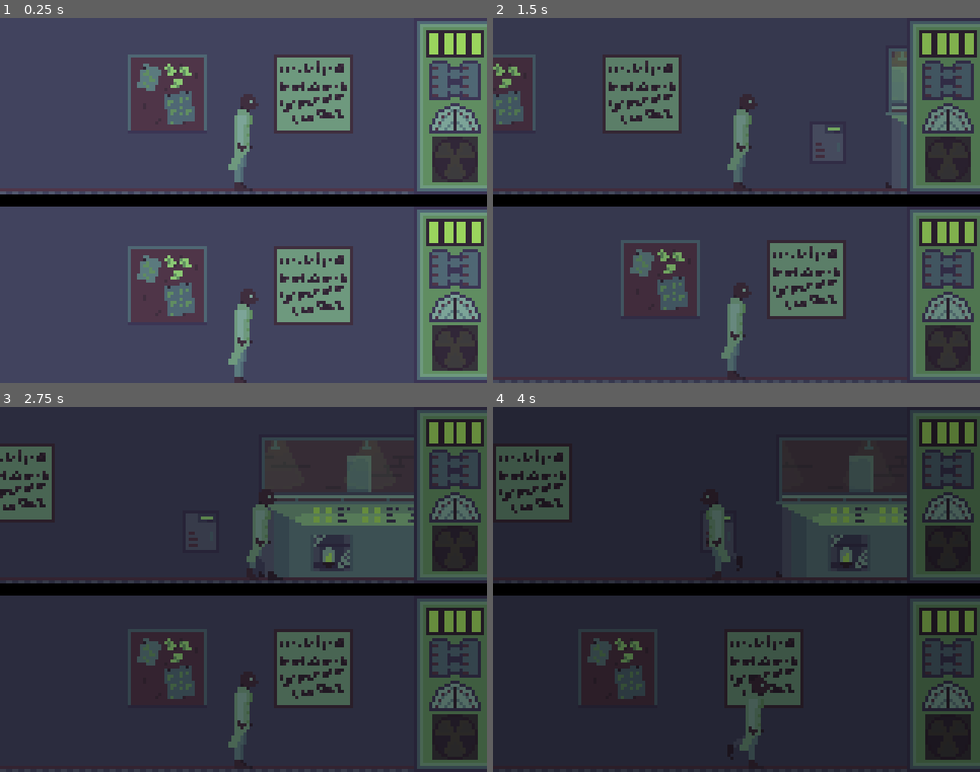
Above: before the commit, frames 1-4 (two rows, left to right).
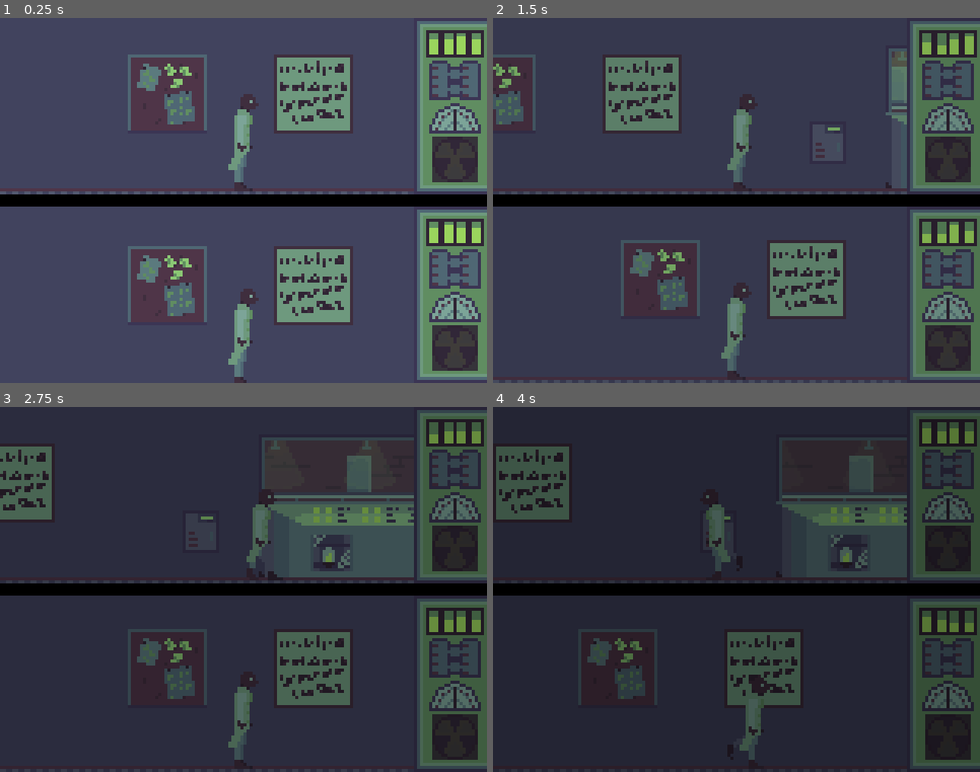
Above: after the commit, the same moments.

Repository: Endless-Impossibilities/Nuclear-Allience
Game: Godot game, scene res://Rooms/SplitScreenRenderer.tscn
Same seed, same stepped clock (60 frames per second), same inputs: the game is played once before the commit and once after it.
Inputs:
- Up to frame 1 (0.25 s): no input
- Up to frame 2 (1.5 s): hold D (Right1) 0.53-1.28 s; hold Down (Down2) 0.53-1.28 s; hold S (Down1) from 1.28 s (still down); tap E (Interact1) at 1.35 s
- Up to frame 3 (2.75 s): release S (Down1) at 2.03 s; hold D (Right1) from 2.03 s (still down); hold Ctrl (Interact2) from 2.03 s (still down)
- Up to frame 4 (4 s): release D (Right1) at 2.78 s; release Ctrl (Interact2) at 2.78 s; hold W (Up1) 2.78-3.53 s; tap Left (Left2) at 2.85 s; hold A (Left1) from 3.53 s (still down); hold Right (Right2) from 3.53 s (still down)

The runs differ from the first frame. In frame 1, 0.2% of the frame differs, in the area x 88-99%, y 4-58%; in frame 2, 0.3%; in frame 3, 0.4%, in the area x 88-99%, y 4-59%; in frame 4, 0.4%.

Commit message:
Support for Power Indicator

Diff:
--- a/Nuclear Alliance/Objects/MinigameStations/PwrBxSM/PwrBxSM.gd
+++ b/Nuclear Alliance/Objects/MinigameStations/PwrBxSM/PwrBxSM.gd
@@ -25,7 +25,10 @@
 
 
 func _on_Area2D_body_exited(body):
-		$AnimatedSprite.play("Idle")
+		if broken == false:
+			$AnimatedSprite.play("Idle")
+		if broken == true:
+			$AnimatedSprite.play("Broken")
 		get_tree().call_group("Player","Play",0, player)
 
 #Makes it so the player can't activate the game by marking it as active
@@ -33,9 +36,16 @@
 	active = true
 
 #"Fixes" the game station and marks it as no longer active
-func End():
-	active = false
-	broken = false
+func End(callingPlayer):
+	if callingPlayer == player:
+		active = false
+		broken = false
+		$Timer.start()
+		print($Timer.time_left)
+		if player == 1:
+			get_tree().call_group("HUD","Power",true,1)
+		if player == 2:
+			get_tree().call_group("HUD","Power",true,2)
 
 func _physics_process(delta):
 	if active == true:
@@ -44,7 +54,16 @@
 
 
 
+
+
+
 func _on_Timer_timeout():
-	timerLength -= 5
-	$Timer.time_left = timerLength
-	broken == true
+	$AnimatedSprite.play("Broken")
+	timerLength -= 2
+	$Timer.stop()
+	$Timer.wait_time = timerLength
+	broken = true
+	if player == 1:
+		get_tree().call_group("HUD","Power",false,1)
+	if player == 2:
+		get_tree().call_group("HUD","Power",false,2)
--- a/Nuclear Alliance/Objects/MinigameStations/PwrBxSM/PwrBxSM.tscn
+++ b/Nuclear Alliance/Objects/MinigameStations/PwrBxSM/PwrBxSM.tscn
@@ -26,7 +26,7 @@
 [sub_resource type="RectangleShape2D" id=2]
 extents = Vector2( 13.2813, 7 )
 
-[node name="PwrBxSM" type="Node2D"]
+[node name="PwrBxSM" type="Node2D" groups=["PwrBxSM"]]
 script = ExtResource( 1 )
 
 [node name="AnimatedSprite" type="AnimatedSprite" parent="."]
@@ -39,7 +39,7 @@
 [node name="CollisionShape2D" type="CollisionShape2D" parent="Area2D" groups=["PwrBxSm"]]
 shape = SubResource( 2 )
 
-[node name="Timer" type="Timer" parent="."]
+[node name="Timer" type="Timer" parent="." groups=["HUD"]]
 wait_time = 30.0
 autostart = true
 
--- /dev/null
+++ b/Nuclear Alliance/Objects/UI/HUD/HUD.gd
@@ -0,0 +1,73 @@
+extends CanvasLayer
+
+#Variables for weather certain minigames are ready#
+var power = true
+var water = true
+var pressure = true
+
+#Variables for random movement for power#
+
+var powTrgt1 = rand_range(0,5)
+var powTrgt2 = rand_range(0,5)
+var powTrgt3 = rand_range(0,5)
+var powTrgt4 = rand_range(0,5)
+
+#Randomizer for power bars#
+var powRng = RandomNumberGenerator.new()
+
+#Variable for which player this is attached to#
+export var player = 0
+
+func _ready():
+	randomize()
+
+### Every Frame ###
+func _physics_process(delta):
+## Updates weather minigame stations are ready ##
+	if player == 1:
+		water = HudVariables.Water1
+		pressure = HudVariables.Pressure1
+	if player == 2:
+		water = HudVariables.Water2
+		pressure = HudVariables.Pressure2
+
+## Updates hud elements for powerbox ##
+	# Update bar 1 #
+	if power == true:
+		if $Power/TextureRect1.margin_top != powTrgt1:
+			$Power/TextureRect1.margin_top = lerp($Power/TextureRect1.margin_top, powTrgt1, 0.1)
+
+	# Update bar 2 #
+		if $Power/TextureRect2.margin_top != powTrgt2:
+			$Power/TextureRect2.margin_top = lerp($Power/TextureRect2.margin_top, powTrgt2, 0.1)
+
+	# Update bar 3 #
+		if $Power/TextureRect3.margin_top != powTrgt3:
+			$Power/TextureRect3.margin_top = lerp($Power/TextureRect3.margin_top, powTrgt3, 0.1)
+
+	# Update Bar 4 #
+		if $Power/TextureRect4.margin_top != powTrgt4:
+			$Power/TextureRect4.margin_top = lerp($Power/TextureRect4.margin_top, powTrgt4, 0.1)
+
+	# Bring all to 0 if minigame is ready #
+	else:
+		$Power/TextureRect1.margin_top = lerp($Power/TextureRect1.margin_top, 7, 0.05)
+		$Power/TextureRect2.margin_top = lerp($Power/TextureRect2.margin_top, 7, 0.05)
+		$Power/TextureRect3.margin_top = lerp($Power/TextureRect3.margin_top, 7, 0.05)
+		$Power/TextureRect4.margin_top = lerp($Power/TextureRect4.margin_top, 7, 0.05)
+
+	print(power)
+	print(player)
+
+func Power(incomingState,incomingPlayer):
+	if incomingPlayer == player:
+		power = incomingState
+	print(power)
+
+
+func _on_PwrTime_timeout():
+	powTrgt1 = rand_range(0,6)
+	powTrgt2 = rand_range(0,6)
+	powTrgt3 = rand_range(0,6)
+	powTrgt4 = rand_range(0,6)
+	$Power/PwrTime.start()
--- a/Nuclear Alliance/Objects/UI/HUD/HUD.tscn
+++ b/Nuclear Alliance/Objects/UI/HUD/HUD.tscn
@@ -9,8 +9,10 @@
 [ext_resource path="res://Objects/UI/HUD/Water.png" type="Texture" id=7]
 [ext_resource path="res://Objects/UI/HUD/PressureGague.png" type="Texture" id=8]
 [ext_resource path="res://Objects/UI/HUD/Pressure.png" type="Texture" id=9]
+[ext_resource path="res://Objects/UI/HUD/HUD.gd" type="Script" id=10]
 
-[node name="HUD" type="CanvasLayer"]
+[node name="HUD" type="CanvasLayer" groups=["HUD"]]
+script = ExtResource( 10 )
 
 [node name="Back" type="Node2D" parent="."]
 
@@ -24,10 +26,11 @@
 
 [node name="Power" type="Node2D" parent="."]
 
-[node name="TextureRect" type="TextureRect" parent="Power"]
+[node name="TextureRect1" type="TextureRect" parent="Power"]
 margin_left = 136.0
 margin_right = 146.0
 margin_bottom = 13.0
+grow_vertical = 0
 rect_clip_content = true
 size_flags_horizontal = 2
 size_flags_vertical = 2
@@ -72,6 +75,10 @@
 position = Vector2( 148, 29 )
 texture = ExtResource( 2 )
 
+[node name="PwrTime" type="Timer" parent="Power"]
+wait_time = 0.1
+autostart = true
+
 [node name="Water" type="Node2D" parent="."]
 
 [node name="TextureRect" type="TextureRect" parent="Water"]
@@ -114,3 +121,5 @@
 texture = ExtResource( 1 )
 expand = true
 stretch_mode = 3
+
+[connection signal="timeout" from="Power/PwrTime" to="." method="_on_PwrTime_timeout"]
--- a/Nuclear Alliance/Rooms/Main Room.tscn
+++ b/Nuclear Alliance/Rooms/Main Room.tscn
@@ -46,6 +46,7 @@
 player = 1
 
 [node name="HUD" parent="Player1" instance=ExtResource( 6 )]
+player = 1
 
 [node name="Player2" parent="." instance=ExtResource( 1 )]
 position = Vector2( 0, 259 )
--- a/Nuclear Alliance/Rooms/SplitScreenRenderer.tscn
+++ b/Nuclear Alliance/Rooms/SplitScreenRenderer.tscn
@@ -21,9 +21,6 @@
 [node name="GridContainer" type="GridContainer" parent="."]
 anchor_right = 1.0
 anchor_bottom = 1.0
-__meta__ = {
-"_edit_use_anchors_": false
-}
 
 [node name="container1" type="ViewportContainer" parent="GridContainer"]
 margin_right = 160.0
@@ -73,6 +70,7 @@
 smoothing_speed = 10.0
 
 [node name="HUD" parent="GridContainer/container2/viewport2/Camera2D" instance=ExtResource( 6 )]
+player = 2
 
 [node name="ParallaxBackground" parent="GridContainer/container2/viewport2" instance=ExtResource( 3 )]
 offset = Vector2( 0, 216 )
Not shown: 1 places in Nuclear Alliance/Objects/UI/HUD/HUD.tscn that only renumber resources
